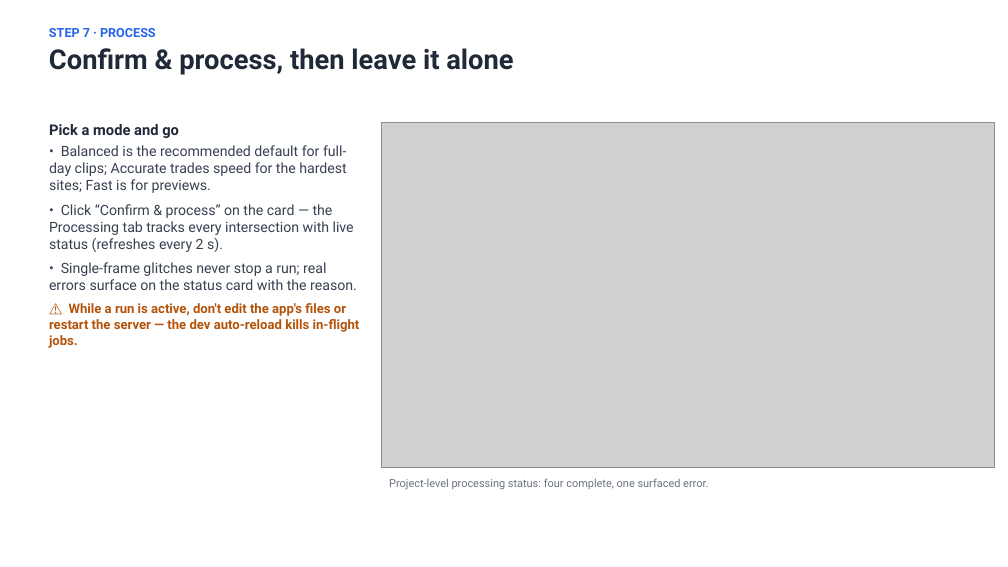
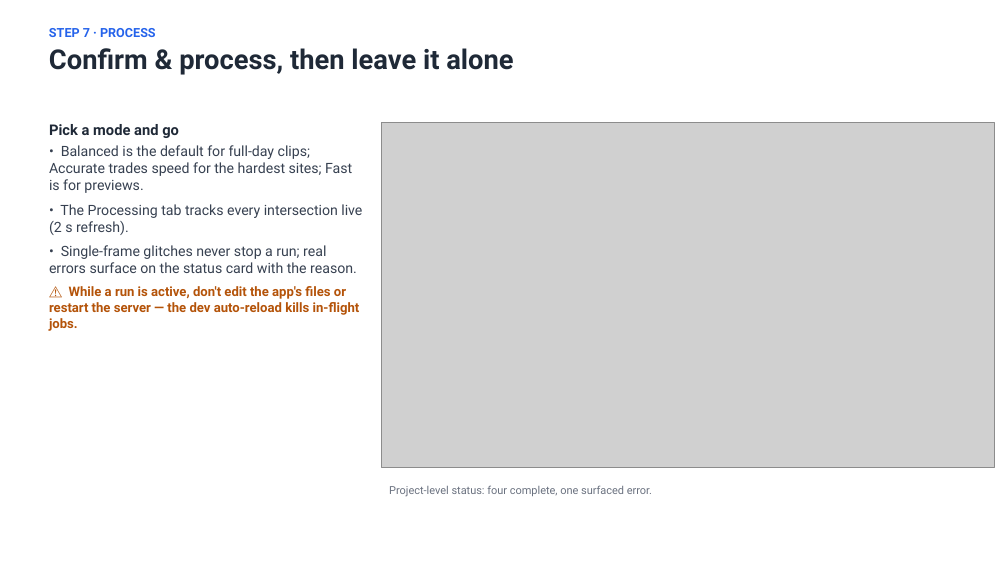
Before and after one commit to marshm100/intersection-counter, a slide deck: slide 15 of docs/Operator_Guide_2026-08-18.pptx (slide 12 before the commit). Drawn at 1008x567 pixels with LibreOffice and Linux fonts; fonts in the diff are those of the drawing; grey boxes stand for pictures. Boxes give left, top, right and bottom in pixels: in the first picture for what was removed or moved away, otherwise in the second. Text is boxed around its words. In the diff, an @@ line names an element or a change of style, - is before the commit and + after.

```diff
--- a/docs/Operator_Guide_2026-08-18.pptx
+++ b/docs/Operator_Guide_2026-08-18.pptx
@@ text at <box>49,145,362,235</box>: text changed @@
-• Balanced is the recommended default for full-day clips; Accurate trades speed for the hardest sites; Fast is for previews.
-• Click “Confirm & process” on the card — the Processing tab tracks every intersection with live status (refreshes every 2 s).
+• Balanced is the default for full-day clips; Accurate trades speed for the hardest sites; Fast is for previews.
+• The Processing tab tracks every intersection live (2 s refresh).
@@ text at <box>389,485,652,496</box>: text changed @@
-Project-level processing status: four complete, one surfaced error.
+Project-level status: four complete, one surfaced error.
```
Also in this commit, not shown: 15 other slides changed, 8 slides added.
